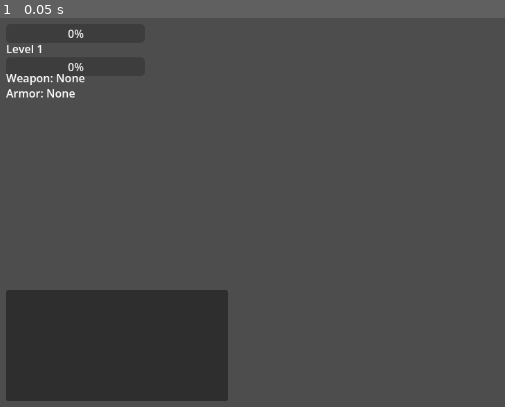
Above: before the commit, frame 1.
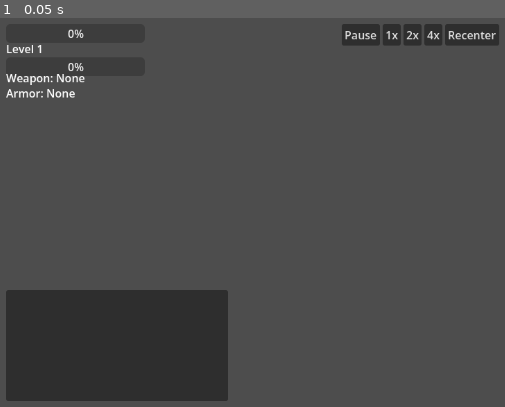
Above: after the commit, the same moment.

Repository: HexaLoid/ai-world-spectator
Game: Godot game, scene res://scenes/ui/SpectatorUI.tscn
Two runs of this game, one before a commit and one after it. Both use one fixed random seed, a clock stepped at 60 frames per second and the inputs below. This scene is started directly instead of the project's main scene.
Inputs:
- Up to frame 1 (0.05 s): no input

The runs differ from the first frame. In frame 1, 1.4% of the frame differs, in the area x 67-99%, y 1-7%.

Commit message:
Add spectator speed control UI with recenter
Co-Authored-By: Claude Sonnet 5 <noreply@anthropic.com>

Diff:
--- a/scenes/ui/SpectatorUI.tscn
+++ b/scenes/ui/SpectatorUI.tscn
@@ -1,7 +1,8 @@
-[gd_scene load_steps=3 format=3]
+[gd_scene load_steps=4 format=3]
 
 [ext_resource type="Script" path="res://scripts/ui/unit_frame.gd" id="1_unitframe"]
 [ext_resource type="Script" path="res://scripts/ui/activity_log.gd" id="2_activitylog"]
+[ext_resource type="Script" path="res://scripts/ui/speed_control.gd" id="3_speedcontrol"]
 
 [node name="SpectatorUI" type="CanvasLayer"]
 
@@ -38,3 +39,22 @@
 [node name="LogList" type="ItemList" parent="ActivityLog"]
 position = Vector2(0, 0)
 size = Vector2(320, 160)
+
+[node name="SpeedControl" type="HBoxContainer" parent="."]
+script = ExtResource("3_speedcontrol")
+position = Vector2(500, 16)
+
+[node name="PauseButton" type="Button" parent="SpeedControl"]
+text = "Pause"
+
+[node name="Speed1Button" type="Button" parent="SpeedControl"]
+text = "1x"
+
+[node name="Speed2Button" type="Button" parent="SpeedControl"]
+text = "2x"
+
+[node name="Speed4Button" type="Button" parent="SpeedControl"]
+text = "4x"
+
+[node name="RecenterButton" type="Button" parent="SpeedControl"]
+text = "Recenter"
--- /dev/null
+++ b/scripts/ui/speed_control.gd
@@ -0,0 +1,17 @@
+extends HBoxContainer
+
+@onready var pause_button: Button = $PauseButton
+@onready var speed1_button: Button = $Speed1Button
+@onready var speed2_button: Button = $Speed2Button
+@onready var speed4_button: Button = $Speed4Button
+@onready var recenter_button: Button = $RecenterButton
+
+func _ready() -> void:
+	pause_button.pressed.connect(func(): Engine.time_scale = 0.0)
+	speed1_button.pressed.connect(func(): Engine.time_scale = 1.0)
+	speed2_button.pressed.connect(func(): Engine.time_scale = 2.0)
+	speed4_button.pressed.connect(func(): Engine.time_scale = 4.0)
+	recenter_button.pressed.connect(func():
+		if GameState.camera:
+			GameState.camera.recenter()
+	)
